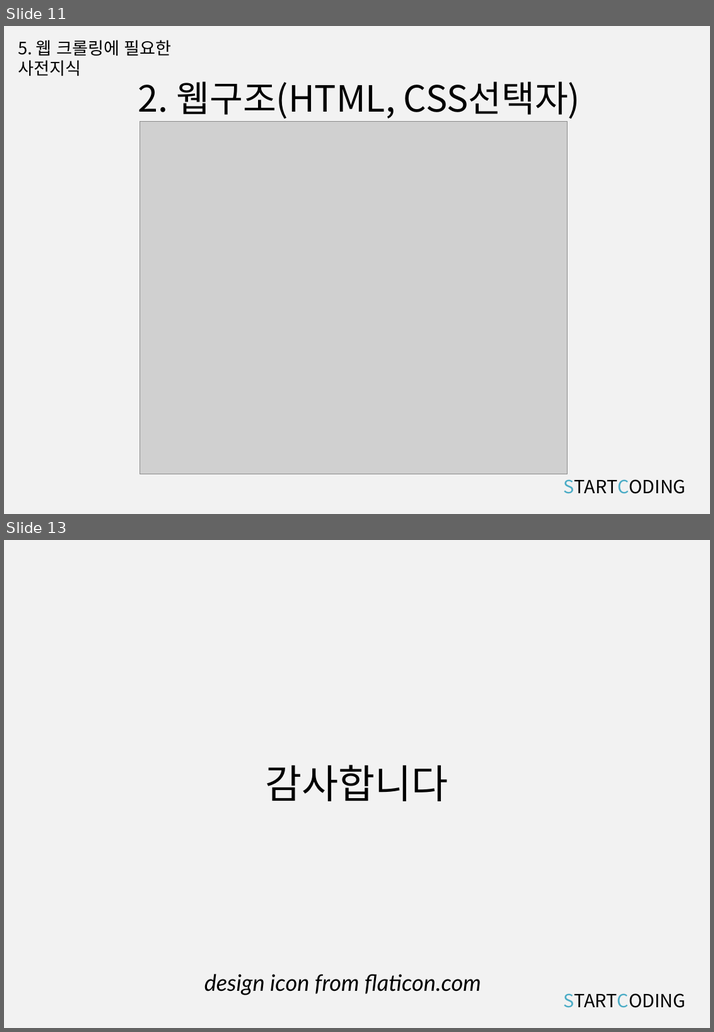
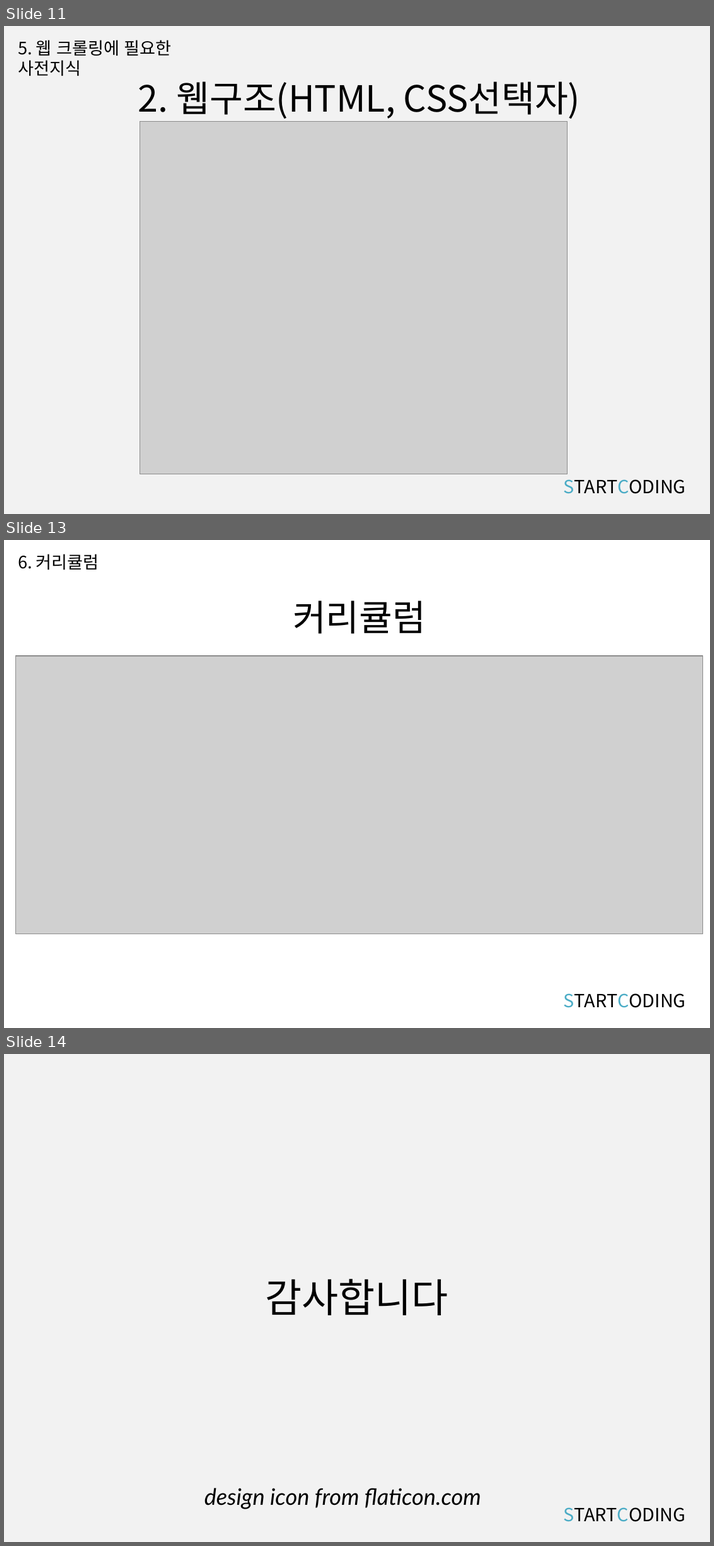
Before and after one commit to kwonkijun/python, a slide deck: 웹크롤링(PPT)/핵심만 쏘~옥 실전 웹 크롤링.강의소개.pptx. Shown one above the other, each under a label of ours: slides 11 and 13 before the commit, slides 11, 13 and 14 after it; the slides between them are not shown. The pictures are 714x1032 and 714x1546 pixels, drawn with LibreOffice and Linux fonts; fonts in the diff are those of the drawing; grey boxes stand for pictures. Boxes give left, top, right and bottom in pixels: in the first picture for what was removed or moved away, otherwise in the second. Text is boxed around its words. In the diff, an @@ line names an element or a change of style, - is before the commit and + after.

```diff
--- a/웹크롤링(PPT)/핵심만 쏘~옥 실전 웹 크롤링.강의소개.pptx
+++ b/웹크롤링(PPT)/핵심만 쏘~옥 실전 웹 크롤링.강의소개.pptx
@@ slide 13 added at (x1=4, y1=540, x2=710, y2=1028), background #FFFFFF @@
@@ text added at (x1=18, y1=554, x2=99, y2=570), 18.8 pt, text #000000 @@
+6. 커리큘럼
@@ title added at (x1=293, y1=600, x2=425, y2=634), 40 pt, text #000000 @@
+커리큘럼
@@ picture added at (x1=16, y1=656, x2=703, y2=934) @@
@@ text added at (x1=563, y1=994, x2=686, y2=1008), 20 pt, text #000000 @@
+STARTCODING
@@ what was slide 13 is now slide 14 @@
```
Also in this commit, not shown: 2 slides changed, 13 other files.
